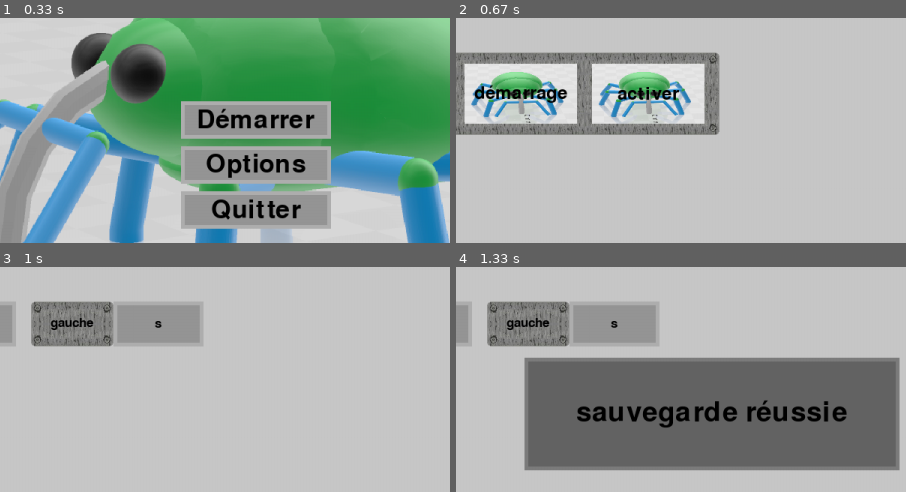
Above: before the commit, frames 1-4 (two rows, left to right).
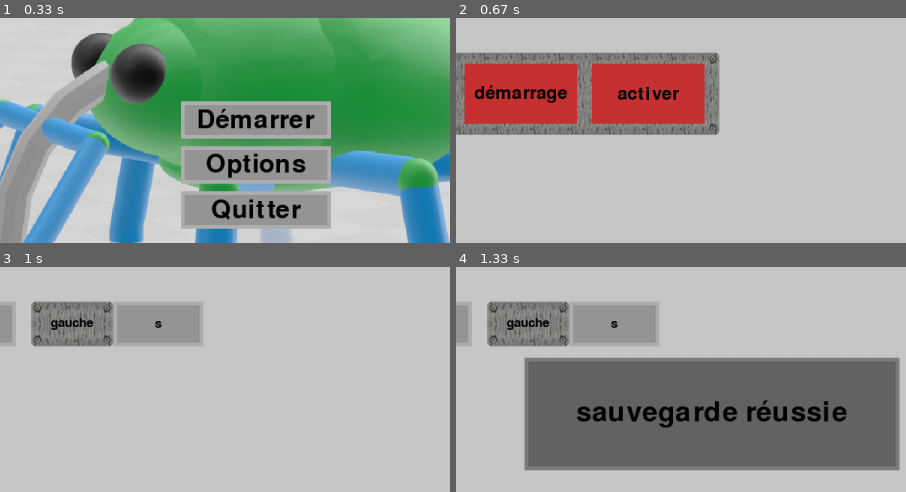
Above: after the commit, the same moments.

Repository: artieur262/Roborancon
Game: pygame game, started from main.py
The game is run twice, just before and just after one commit, with the same random seed, the same clock (stepped at 60 frames per second) and the same inputs.
Inputs (mouse positions are % of the whole screen's width and height, from its top left):
- Up to frame 1 (0.33 s): no input
- Up to frame 2 (0.67 s): click (50, 50) at 0.38 s
- Up to frame 3 (1 s): press the mouse at (25, 6) at 0.7 s; move the mouse to (41, 38) at 0.8 s; release the mouse at (57, 71) at 0.93 s
- Up to frame 4 (1.33 s): press the mouse at (93, 4) at 1.03 s; move the mouse to (79, 20) at 1.13 s; release the mouse at (66, 36) at 1.27 s
The pictures show only the part of the screen within x 22-72%, y 17-67%; the shares and areas given below are measured in that part.

Frame 1 is identical in both runs. In frame 2, 13% of the frame differs, in the area x 1-56%, y 20-48%; in frame 3, nothing differs; in frame 4, nothing differs.

Commit message:
modifcation de textures

Diff:
--- a/menu/menu_option.py
+++ b/menu/menu_option.py
@@ -109,7 +109,10 @@
         for onglet, texture, position, taille, texte, couleur_texte, police, data in (
             (
                 "graphisme",
-                ["textures/charançon.png", "textures/charançon2.png"],
+                [
+                    gener_texture((1, 1), (200, 50, 50)),
+                    gener_texture((1, 1), (50, 200, 50)),
+                ],
                 (270, 165),
                 (150, 80),
                 self.bouton_langue[self.menu_langue][0],
@@ -119,7 +122,10 @@
             ),
             (
                 "graphisme",
-                ["textures/charançon.png", "textures/charançon2.png"],
+                [
+                    gener_texture((1, 1), (200, 50, 50)),
+                    gener_texture((1, 1), (50, 200, 50)),
+                ],
                 (440, 165),
                 (150, 80),
                 self.bouton_langue[self.menu_langue][1],
